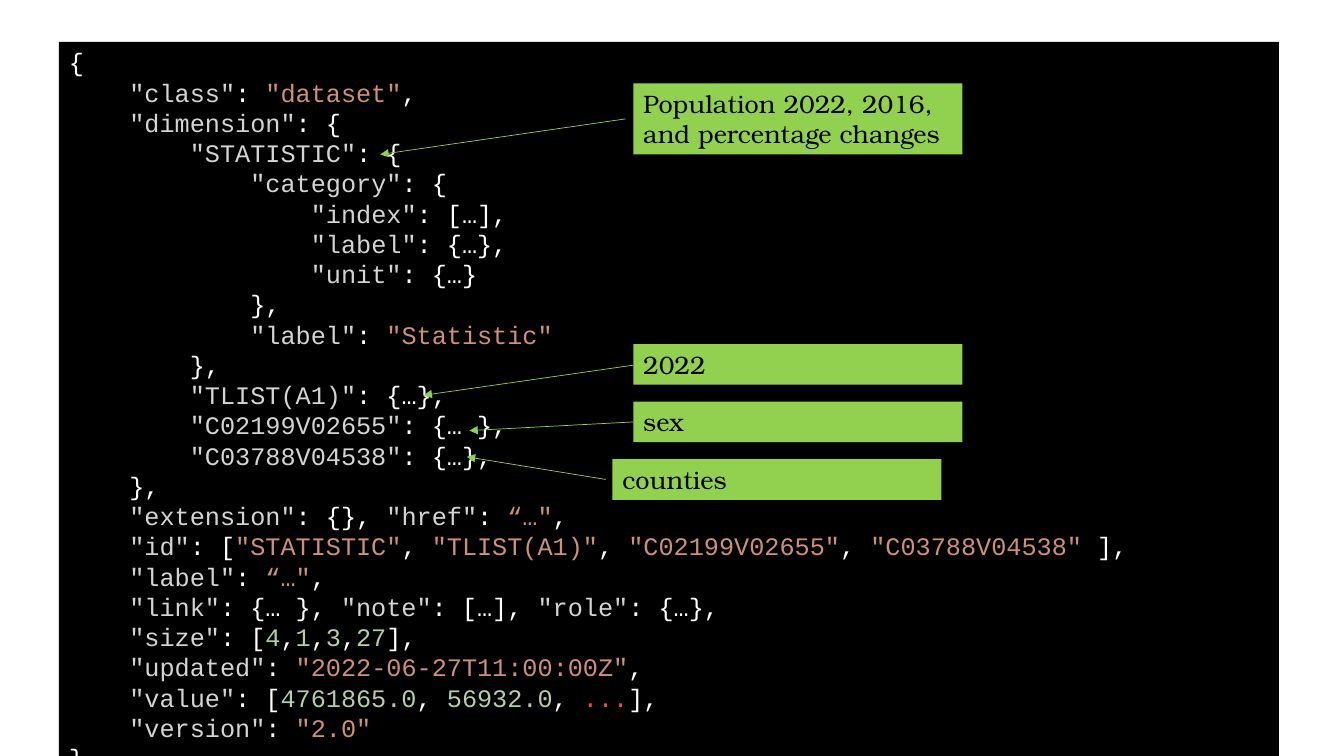
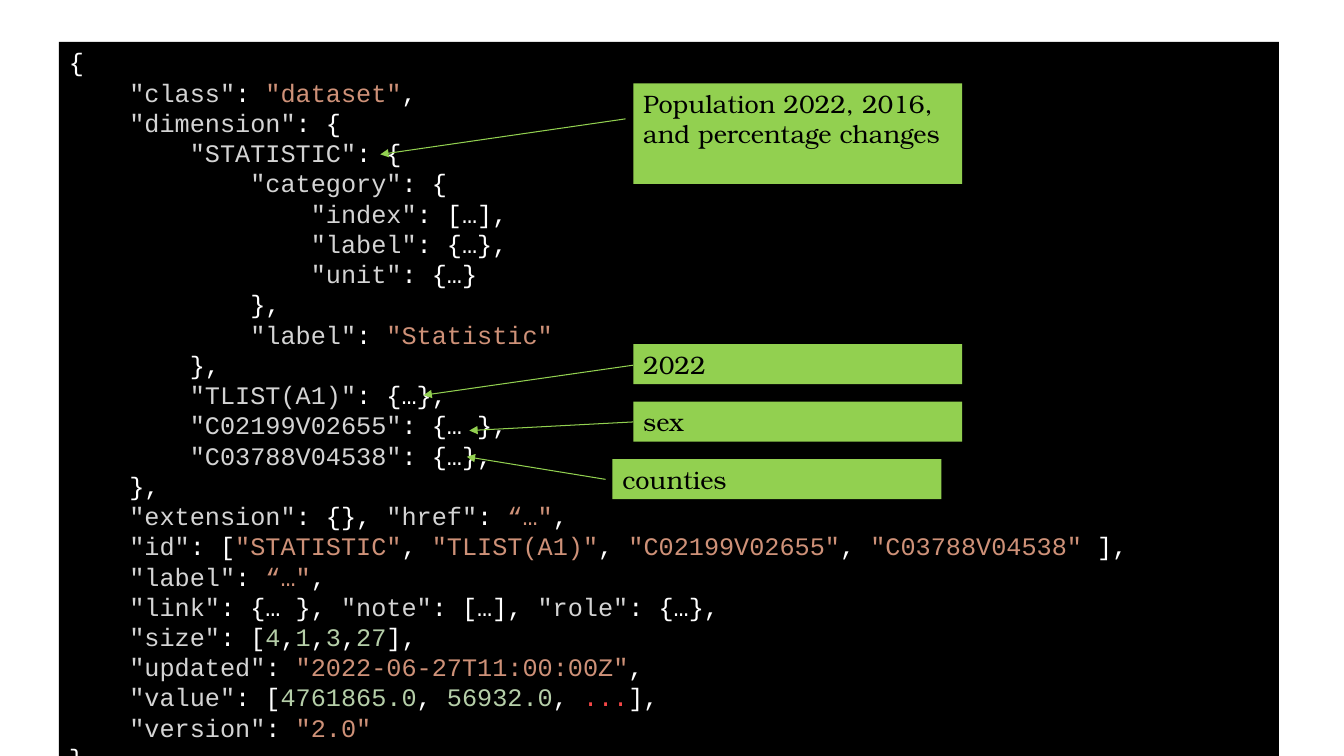
Before and after one commit to nurbujang/WSAA-coursework, a slide deck: slide 3 of labs/WSAA4.3 APIs in the wild cso_ed.pptx. Drawn at 1344x756 pixels with LibreOffice and Linux fonts; fonts in the diff are those of the drawing; background and template pictures are left out. Boxes give left, top, right and bottom in pixels: in the first picture for what was removed or moved away, otherwise in the second. Text is boxed around its words. In the diff, an @@ line names an element or a change of style, - is before the commit and + after.

```diff
--- a/labs/WSAA4.3 APIs in the wild cso_ed.pptx
+++ b/labs/WSAA4.3 APIs in the wild cso_ed.pptx
@@ rectangle "Population 2022, 2016, and percentage ...": place and size @@
-rectangle "Population 2022, 2016, and percentage ..." at bbox=[633, 84, 962, 155]
+rectangle "Population 2022, 2016, and percentage ..." at bbox=[633, 84, 962, 185]
@@ arrow removed from (626, 119) to (380, 154) @@
@@ freeform shape added at bbox=[380, 119, 625, 154], outline #92D050 0.75 pt @@
@@ arrow removed from (633, 365) to (423, 395) @@
@@ freeform shape added at bbox=[423, 365, 633, 395], outline #92D050 0.75 pt @@
@@ arrow removed from (633, 422) to (470, 431) @@
@@ freeform shape added at bbox=[470, 422, 634, 432], outline #92D050 0.75 pt @@
@@ arrow removed from (606, 480) to (467, 457) @@
@@ freeform shape added at bbox=[467, 457, 606, 479], outline #92D050 0.75 pt @@
```
Also in this commit, not shown: 5 other slides changed, 1 other file.
